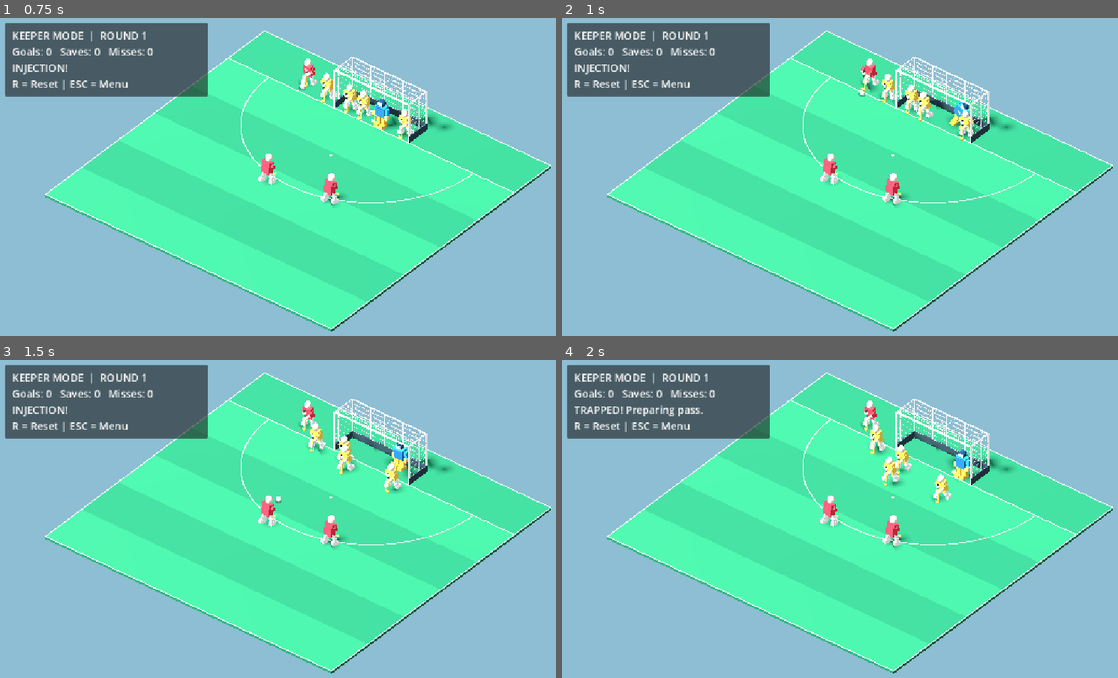
Above: before the commit, frames 1-4 (two rows, left to right).
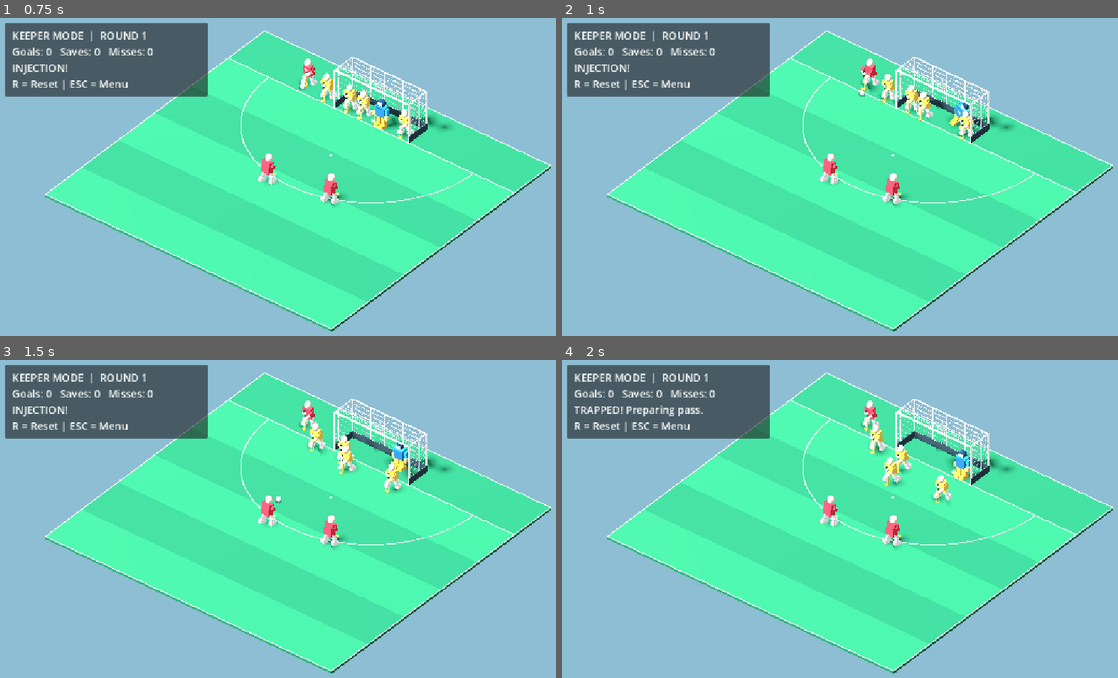
Above: after the commit, the same moments.

Repository: affarf/penalty-corner-challenge-3d
Game: Godot game, scene res://scenes/main_3d.tscn
Same seed, same stepped clock (60 frames per second), same inputs: the game is played once before the commit and once after it.
Inputs:
- Up to frame 1 (0.75 s): tap Enter at 0.5 s; hold D (move_right) from 0.53 s (still down); tap 1 at 0.6 s
- Up to frame 2 (1 s): keep holding D (move_right); tap Space at 0.77 s
- Up to frame 3 (1.5 s): release D (move_right) at 1.28 s; hold S (move_down) from 1.28 s (still down); tap 2 at 1.35 s
- Up to frame 4 (2 s): keep holding S (move_down); tap Space at 1.52 s

Frame 1 is identical in both runs. In frame 2, less than 0.1% of the frame differs, in the area x 70-75%, y 29-39%; in frame 3, 0.2%; in frame 4, 0.2%, in the area x 57-71%, y 26-46%.

Commit message:
Tackling problem still unresolved

Diff:
--- a/scripts/ai/defender_rush_3d.gd
+++ b/scripts/ai/defender_rush_3d.gd
@@ -8,8 +8,9 @@
 @export var coverage_speed: float = 2.8
 
 @export_group("Spacing")
-@export var minimum_spacing: float = 1.0
-@export var separation_strength: float = 6.0
+@export var minimum_spacing: float = 1.45
+@export var separation_strength: float = 8.0
+@export var attacker_buffer: float = 1.35
 
 @export_group("Tackling")
 @export var tackle_trigger_radius: float = 3.2
@@ -214,6 +215,17 @@
 	defender.position += movement * delta
 	defender.position.y = starting_positions[i].y
 
+	defender.position = keep_distance_from_attacker(
+	defender.position,
+	stopper.position,
+	attacker_buffer
+	)
+
+	defender.position = keep_distance_from_attacker(
+		defender.position,
+		shooter.position,
+		attacker_buffer
+	)
 	var moved: float = (
 		defender.position.distance_to(previous_position)
 	)
@@ -397,3 +409,18 @@
 
 func set_shooter_windup(active_windup: bool) -> void:
 	shooter_winding_up = active_windup
+
+func keep_distance_from_attacker(
+	defender_pos: Vector3,
+	attacker_pos: Vector3,
+	buffer: float
+) -> Vector3:
+	var offset := defender_pos - attacker_pos
+	offset.y = 0.0
+
+	var distance := offset.length()
+
+	if distance < buffer and distance > 0.001:
+		return attacker_pos + offset.normalized() * buffer
+
+	return defender_pos
--- a/scripts/game/corner_sequence.gd
+++ b/scripts/game/corner_sequence.gd
@@ -31,11 +31,12 @@
 var automatic_attack: bool = false
 var ai_keeper_enabled: bool = false
 
-var ball
-var injector
-var stopper
-var shooter
-var goalkeeper
+var ball: Node3D
+var injector: Node3D
+var stopper: Node3D
+var shooter: Node3D
+var goalkeeper: Node3D
+var defenders: Array[Node3D] = []
 
 var goalkeeper_ai = GoalkeeperAI.new()
 
@@ -348,6 +349,10 @@
 	if ball.moving:
 		return
 
+	if shooter_is_under_pressure():
+		block_shot_before_release()
+		return
+
 	shot_start = ball.position
 
 	var back_z: float = (
@@ -443,3 +448,62 @@
 		corner_finished.emit("INTERCEPTED!")
 	else:
 		corner_finished.emit("BLOCK!")
+
+func set_defenders(players: Array[Node3D]) -> void:
+	defenders = players
+
+func shooter_is_under_pressure() -> bool:
+	for defender in defenders:
+		var distance := Vector2(
+			defender.position.x,
+			defender.position.z
+		).distance_to(
+			Vector2(
+				shooter.position.x,
+				shooter.position.z
+			)
+		)
+
+		if distance <= 1.35:
+			return true
+
+	return false
+
+
+func block_shot_before_release() -> void:
+	var contact_position: Vector3 = ball.position
+
+	var side: float = 1.0
+	if contact_position.x > shooter.position.x:
+		side = -1.0
+
+	var rebound_direction: Vector3 = Vector3(
+		side * 0.7,
+		0.0,
+		1.0
+	).normalized()
+
+	var rebound_target: Vector3 = (
+		contact_position + rebound_direction * 3.2
+	)
+
+	rebound_target.x = clampf(
+		rebound_target.x, -11.0, 11.0
+	)
+	rebound_target.z = clampf(
+		rebound_target.z, -18.0, 5.0
+	)
+
+	phase = Phase.FINISHED
+	action_timer = 0.0
+	shooter_windup_changed.emit(false)
+
+	ball.stop_ball()
+
+	ball.move_to(
+		rebound_target,
+		10.0,
+		0.0
+	)
+
+	corner_finished.emit("BLOCK!")
--- a/scripts/game/practice_manager.gd
+++ b/scripts/game/practice_manager.gd
@@ -87,6 +87,7 @@
 		attacker2,
 		ball
 	)
+	sequence.set_defenders(defenders)
 
 	defender_rush.set_goalkeeper(goalkeeper)
 	defender_rush.goal_z = goal.global_position.z
